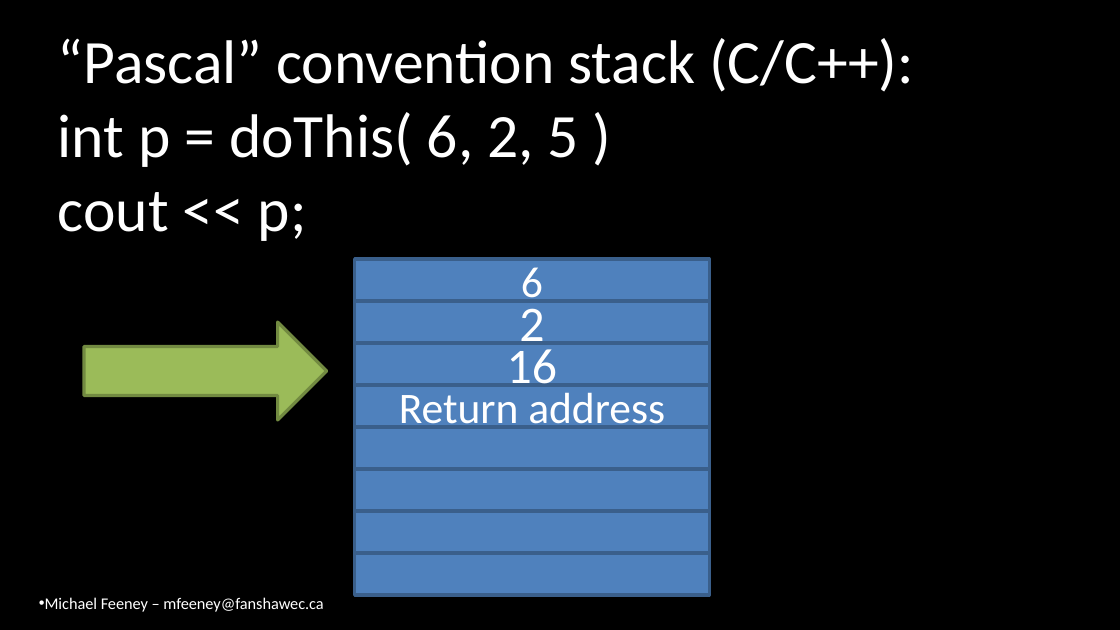
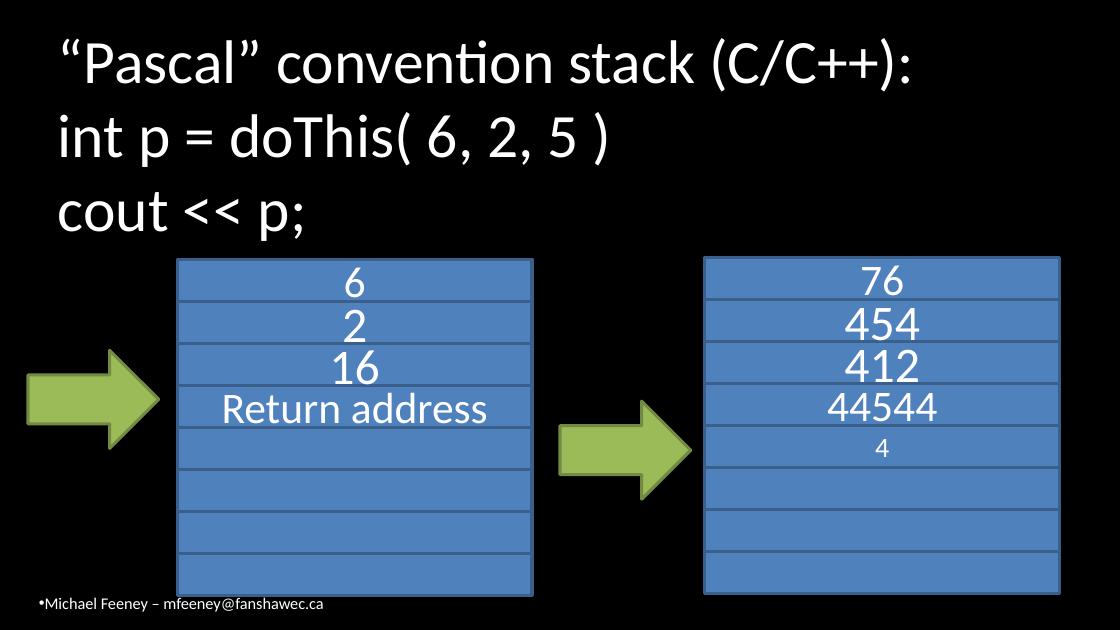
Before and after one commit to FeeneyCodes/GDP202324, a slide deck: slide 2 of 6044_FramPat/D2D/W12_Lua/Lua.C-registry.tables.lightdata.pptx. Drawn at 1120x630 pixels with LibreOffice and Linux fonts; fonts in the diff are those of the drawing. Boxes give left, top, right and bottom in pixels: in the first picture for what was removed or moved away, otherwise in the second. Text is boxed around its words. In the diff, an @@ line names an element or a change of style, - is before the commit and + after.

```diff
--- a/6044_FramPat/D2D/W12_Lua/Lua.C-registry.tables.lightdata.pptx
+++ b/6044_FramPat/D2D/W12_Lua/Lua.C-registry.tables.lightdata.pptx
@@ rectangle added at [704, 258, 1060, 300], fill #4F81BD, outline #3A5F8C 2 pt, 28 pt, text #FFFFFF @@
+76
@@ rectangle added at [704, 299, 1060, 342], fill #4F81BD, outline #3A5F8C 2 pt, 32 pt, text #FFFFFF @@
+454
@@ right arrow: place and size @@
-right arrow at [84, 323, 327, 421]
+right arrow at [28, 351, 159, 449]
@@ rectangle added at [704, 342, 1060, 384], fill #4F81BD, outline #3A5F8C 2 pt, 32 pt, text #FFFFFF @@
+412
@@ rectangle added at [704, 383, 1060, 426], fill #4F81BD, outline #3A5F8C 2 pt, 28 pt, text #FFFFFF @@
+44544
@@ right arrow added at [560, 401, 691, 500], fill #9BBB59, outline #738A42 2 pt @@
@@ 8 rectangles: place and size @@
-8 rectangles at [355, 259, 710, 596]
+8 rectangles at [177, 260, 532, 596]
@@ rectangle added at [704, 426, 1060, 468], fill #4F81BD, outline #3A5F8C 2 pt, 18 pt, text #FFFFFF @@
+4
@@ rectangle added at [704, 467, 1060, 510], fill #4F81BD, outline #3A5F8C 2 pt @@
@@ rectangle added at [704, 510, 1060, 552], fill #4F81BD, outline #3A5F8C 2 pt @@
@@ rectangle added at [704, 551, 1060, 594], fill #4F81BD, outline #3A5F8C 2 pt @@
```
Also in this commit, not shown: 5 other files.
